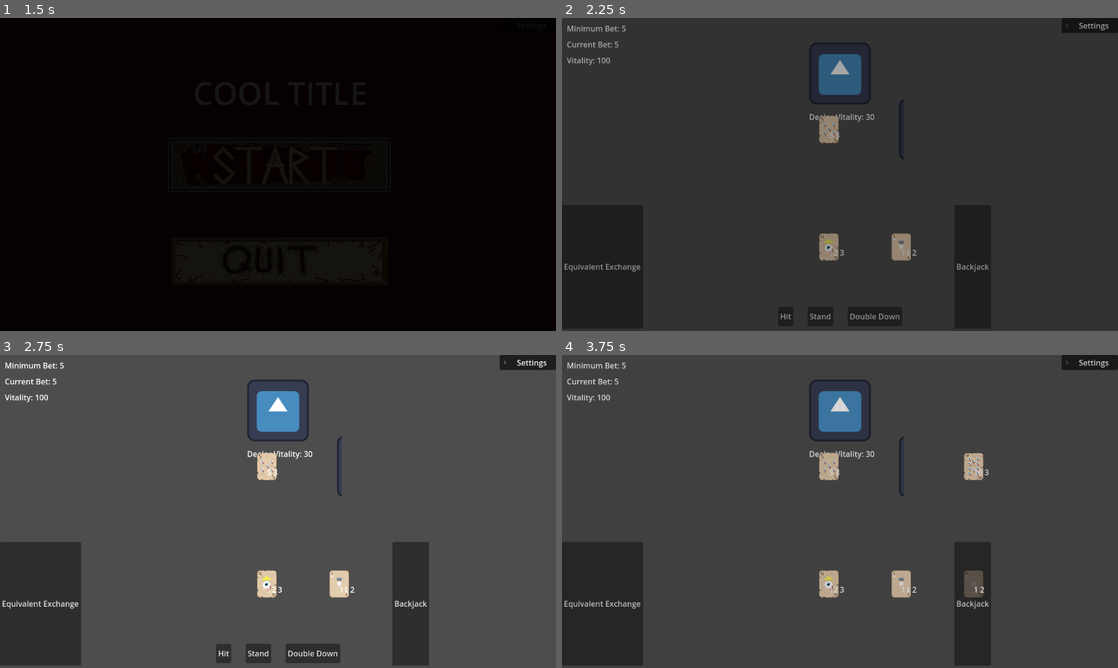
Above: before the commit, frames 1-4 (two rows, left to right).
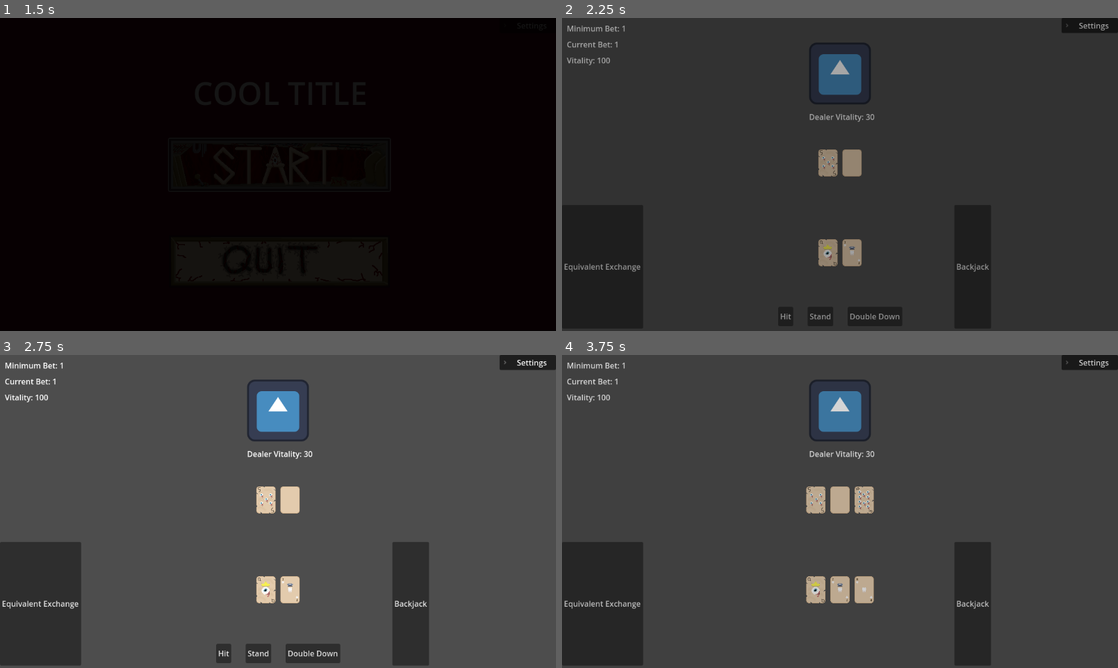
Above: after the commit, the same moments.

Repository: ZaneSoCool/GDaM-Mega-Collab-Fall-2025
Game: Godot game, scene res://Scenes/Menu.tscn
Two runs of this game, one before a commit and one after it. Both use one fixed random seed, a clock stepped at 60 frames per second and the inputs below. The engine's default icon, where the game draws it, is replaced by a stand-in: a white triangle on a blue panel in a dark square.
Inputs (mouse positions are in pixels of both pictures, inside the frame that each line leads up to):
- Up to frame 1 (1.5 s): click (278, 165) at 0.5 s; click (278, 165) at 1.25 s
- Up to frame 2 (2.25 s): click "Submit" at 2 s
- Up to frame 3 (2.75 s): no input
- Up to frame 4 (3.75 s): click "Hit" at 2.75 s; click "Stand" at 3.5 s

Frame 1 is identical in both runs. In frame 2, 1.8% of the frame differs, in the area x 9-64%, y 2-80%; in frame 3, 1.9%; in frame 4, 3.1%, in the area x 9-77%, y 2-80%.

Commit message:
purdy-er
-added backofcard texture and set it up
-made cards spaced neatly

Diff:
--- a/Scenes/BlackJack.tscn
+++ b/Scenes/BlackJack.tscn
@@ -116,22 +116,22 @@
 layout_mode = 2
 text = "Submit"
 
+[node name="DealersCardsVisualized" type="HBoxContainer" parent="."]
+layout_mode = 0
+offset_left = 351.0
+offset_top = 300.0
+offset_right = 801.00024
+offset_bottom = 451.99976
+theme_override_constants/separation = 50
+alignment = 1
+
 [node name="PlayerCardsVisualized" type="HBoxContainer" parent="."]
 layout_mode = 0
-offset_left = 553.0
-offset_top = 474.0
-offset_right = 593.0
-offset_bottom = 514.0
-theme_override_constants/separation = 150
-alignment = 1
-
-[node name="DealerCardsVisualized" type="HBoxContainer" parent="."]
-layout_mode = 0
-offset_left = 553.0
-offset_top = 231.0
-offset_right = 593.0
-offset_bottom = 271.0
-theme_override_constants/separation = 150
+offset_left = 340.0
+offset_top = 486.0
+offset_right = 813.0
+offset_bottom = 598.5
+theme_override_constants/separation = 50
 alignment = 1
 
 [node name="PowerUps" type="HBoxContainer" parent="."]
--- a/Scenes/Card.tscn
+++ b/Scenes/Card.tscn
@@ -10,12 +10,6 @@
 offset_bottom = 40.0
 script = ExtResource("1_pnb5n")
 
-[node name="Label" type="Label" parent="."]
-z_index = 1
-layout_mode = 0
-offset_right = 40.0
-offset_bottom = 23.0
-
 [node name="Sprite2D" type="Sprite2D" parent="."]
 texture_filter = 1
 texture = ExtResource("3_h8wm0")
--- a/Scenes/levels/1_1.tscn
+++ b/Scenes/levels/1_1.tscn
@@ -12,6 +12,7 @@
 grow_vertical = 2
 script = ExtResource("1_ctnfv")
 dealer_max_vitality = 30
+minimumBet = 1
 AI_hit_stop = 20
 
 [node name="BG" type="TextureRect" parent="."]
@@ -118,22 +119,22 @@
 layout_mode = 2
 text = "Submit"
 
+[node name="DealerCardsVisualized" type="HBoxContainer" parent="."]
+layout_mode = 0
+offset_left = 351.0
+offset_top = 300.0
+offset_right = 801.00024
+offset_bottom = 451.99976
+theme_override_constants/separation = 50
+alignment = 1
+
 [node name="PlayerCardsVisualized" type="HBoxContainer" parent="."]
 layout_mode = 0
-offset_left = 553.0
-offset_top = 474.0
-offset_right = 593.0
-offset_bottom = 514.0
-theme_override_constants/separation = 150
-alignment = 1
-
-[node name="DealerCardsVisualized" type="HBoxContainer" parent="."]
-layout_mode = 0
-offset_left = 553.0
-offset_top = 231.0
-offset_right = 593.0
-offset_bottom = 271.0
-theme_override_constants/separation = 150
+offset_left = 340.0
+offset_top = 486.0
+offset_right = 813.0
+offset_bottom = 598.5
+theme_override_constants/separation = 50
 alignment = 1
 
 [node name="PowerUps" type="HBoxContainer" parent="."]
--- a/Scripts/card.gd
+++ b/Scripts/card.gd
@@ -4,12 +4,12 @@
 #Made by Kian edited by Zane
 
 @onready var sprite: Sprite2D = $Sprite2D
-@onready var back_texture: Texture = preload("res://icon.svg")
-@onready var label: Label = $Label
 
 var card_id : int = 1 #1,2.. 11 (Jack), 12 (Queen), 13 (King)
 var card_suite : int = 1 #1, 2, 3, 4
 var faceUp : bool = true
+
+const back_texture = preload("res://Assets/Textures/backOfCard.png")
 
 const bone_text = preload("res://Assets/bone.png")
 
@@ -17,13 +17,14 @@
 
 const eye_text = preload("res://Assets/eye.png")
 
-var blood_text = preload("res://Assets/blood.png")
+const blood_text = preload("res://Assets/blood.png")
 
 func _ready() -> void:
 	if faceUp:
+		sprite.hframes = 13
 		setup_card_texture(card_id, card_suite)
-		label.text = str(card_id) + " " + str(card_suite)
 	else:
+		sprite.hframes = 1
 		sprite.texture = back_texture
 
 func setup_card_texture(value : int, suit : int):
Binary file added: Assets/Textures/backOfCard.png
Not shown, added: Assets/Textures/backOfCard.png.import
